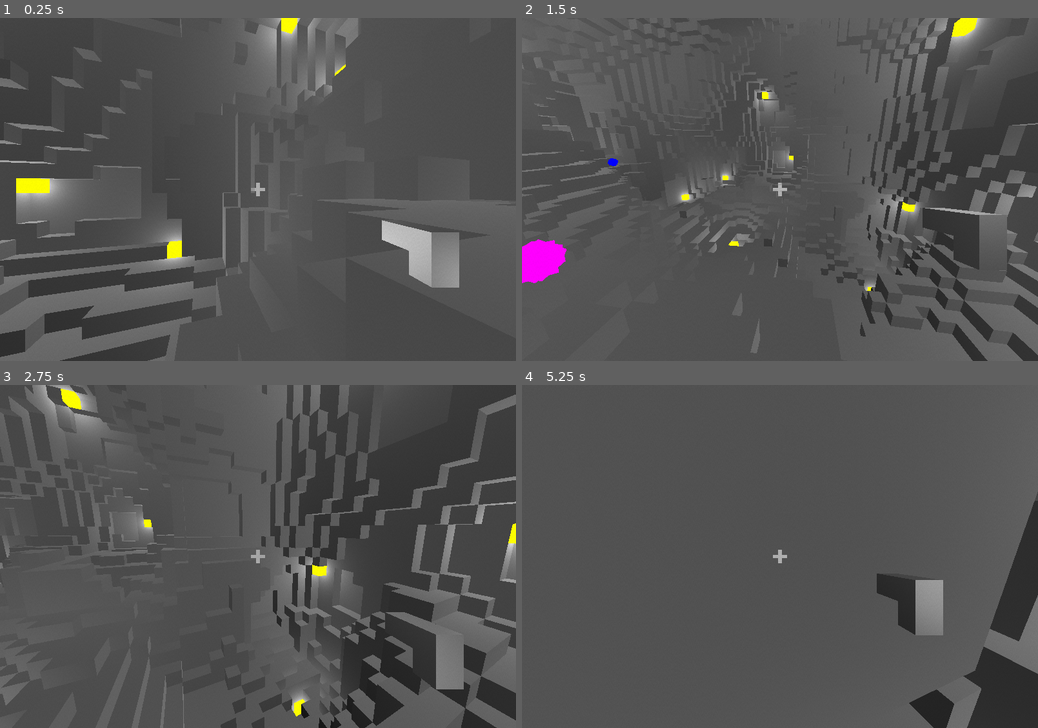
Above: before the commit, frames 1-4 (two rows, left to right).
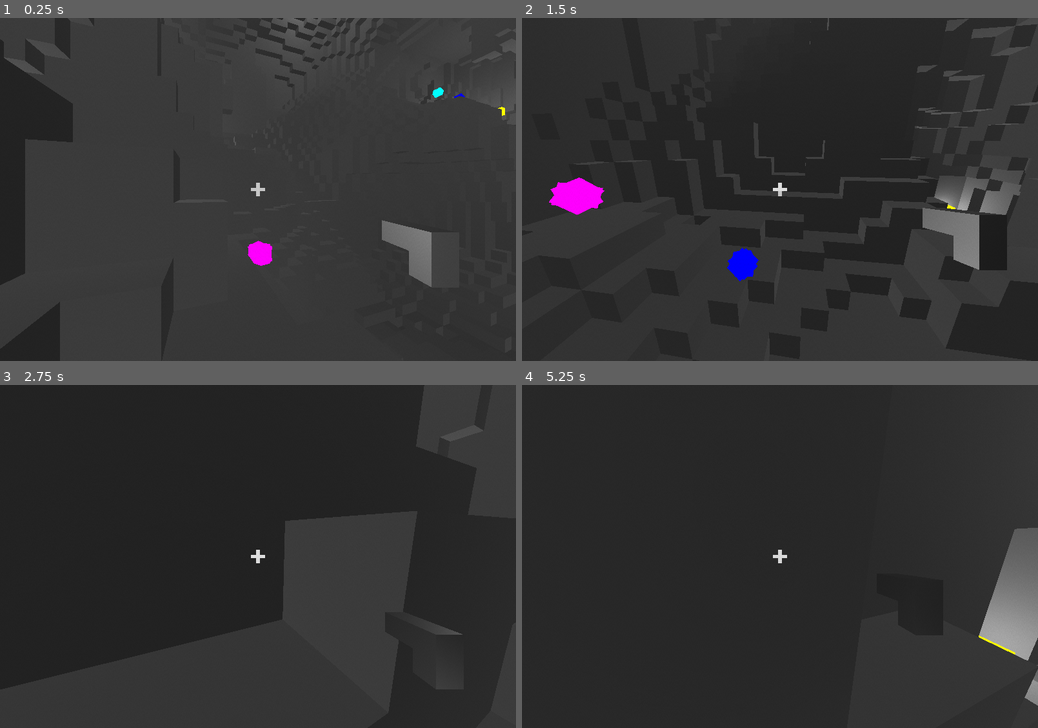
Above: after the commit, the same moments.

Repository: RoquefortCheese/AOU
Game: Godot game, scene res://main.tscn
Two runs of this game, one before a commit and one after it. Both use one fixed random seed, a clock stepped at 60 frames per second and the inputs below. The engine's default icon, where the game draws it, is replaced by a stand-in: a white triangle on a blue panel in a dark square.
Inputs (mouse positions are in pixels of both pictures, inside the frame that each line leads up to):
- Up to frame 1 (0.25 s): no input
- Up to frame 2 (1.5 s): tap Enter at 0.5 s; move the mouse to (893, 172) at 0.52 s; press the mouse at (893, 172) at 0.53 s; hold Right (right) 0.53-1.28 s; tap Space (jump) at 0.77 s; move the mouse to (754, 189) at 1.27 s; release the mouse at (754, 189) at 1.28 s; hold Up (forward) from 1.28 s (still down); right-click (754, 189) at 1.35 s
- Up to frame 3 (2.75 s): keep holding Up (forward); tap Space (jump) at 1.52 s; move the mouse to (268, 549) at 2.02 s; tap Alt at 2.1 s
- Up to frame 4 (5.25 s): keep holding Up (forward); move the mouse to (774, 563) at 2.77 s; tap Shift at 2.85 s; tap Space (jump) at 3.02, 3.77, 4.52 s; move the mouse to (816, 559) at 3.52 s; press the mouse at (816, 559) at 3.53 s; move the mouse to (738, 553) at 4.27 s; release the mouse at (738, 553) at 4.28 s; right-click (738, 553) at 4.35 s; move the mouse to (785, 556) at 5.02 s; tap Alt at 5.1 s

The runs differ from the first frame. In frame 1, 43% of the frame differs, in the area x 0-100%, y 0-100%; in frame 2, 85%; in frame 3, 72%; in frame 4, 96%.

Commit message:
rehabilitated john godot (changed sampling to nearest from linear and reimported without vram compression)

Diff:
--- a/player.tscn
+++ b/player.tscn
@@ -13,6 +13,7 @@
 
 [sub_resource type="StandardMaterial3D" id="StandardMaterial3D_2hs0m"]
 albedo_texture = ExtResource("5_sweqy")
+texture_filter = 2
 
 [sub_resource type="CapsuleMesh" id="CapsuleMesh_hqtel"]
 material = SubResource("StandardMaterial3D_2hs0m")
--- a/world.gd
+++ b/world.gd
@@ -7,7 +7,7 @@
 	starttime = Time.get_ticks_msec()
 	setglobals()
 	var chamber = chamberscene.instantiate()
-	chamber.create(Vector3.ZERO, 64)
+	chamber.create(Vector3.ZERO, 128)
 	add_child(chamber)
 
 func setglobals():
--- a/world.tscn
+++ b/world.tscn
@@ -18,12 +18,6 @@
 ambient_light_energy = 0.0
 reflected_light_source = 1
 
-[sub_resource type="StandardMaterial3D" id="StandardMaterial3D_fj7yv"]
-albedo_color = Color(1, 0.7529412, 0, 1)
-
-[sub_resource type="BoxMesh" id="BoxMesh_tlwt5"]
-material = SubResource("StandardMaterial3D_fj7yv")
-
 [node name="World" type="Node" unique_id=784559713]
 script = ExtResource("1_f3sb7")
 chamberscene = ExtResource("2_fj7yv")
@@ -31,7 +25,4 @@
 [node name="WorldEnvironment" type="WorldEnvironment" parent="." unique_id=96221940]
 environment = SubResource("Environment_aqk2v")
 
-[node name="TestCube" type="MeshInstance3D" parent="." unique_id=833366027]
-mesh = SubResource("BoxMesh_tlwt5")
-
 [node name="Player" parent="." unique_id=1234066966 instance=ExtResource("3_tlwt5")]
Not shown, changed: icon.svg.import
